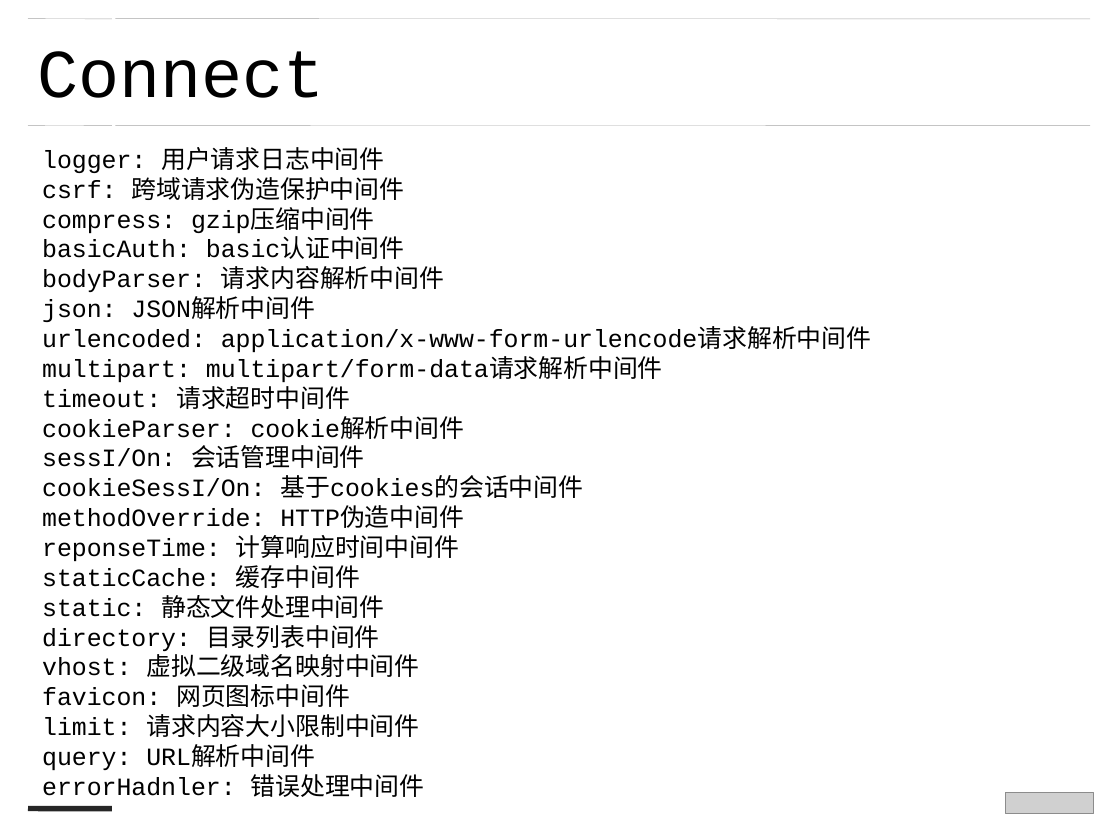
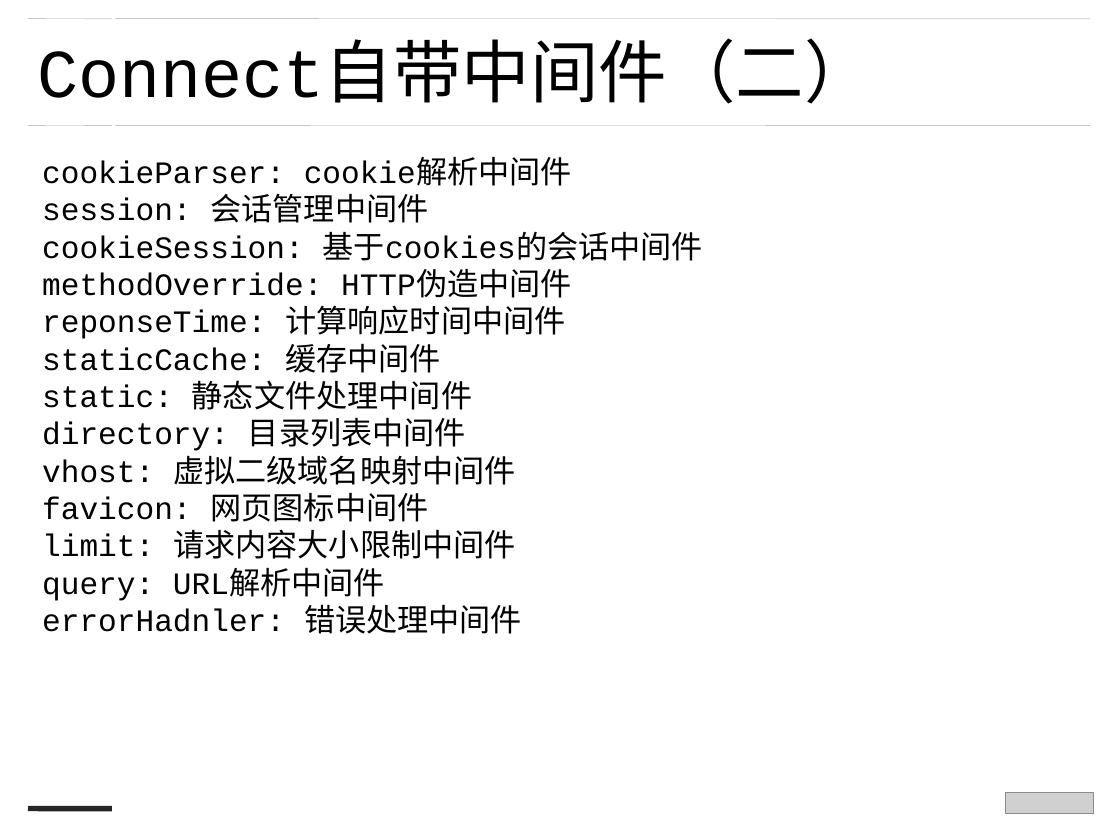
Before and after one commit to zjdgx/Study, a slide deck: slide 15 of PPT/nodejs --蒋刚.ppt (slide 14 before the commit). Drawn at 1120x840 pixels with LibreOffice and Linux fonts; fonts in the diff are those of the drawing; grey boxes stand for pictures. Boxes give left, top, right and bottom in pixels: in the first picture for what was removed or moved away, otherwise in the second. Text is boxed around its words. In the diff, an @@ line names an element or a change of style, - is before the commit and + after.

```diff
--- a/PPT/nodejs --蒋刚.ppt
+++ b/PPT/nodejs --蒋刚.ppt
@@ text at (37, 47, 873, 104): text changed @@
-Connect
+Connect自带中间件（二）
@@ text "cookieParser: cookie解析中间件": place and size @@
-text "cookieParser: cookie解析中间件" at (42, 147, 871, 797)
+text "cookieParser: cookie解析中间件" at (42, 161, 703, 634)
@@ text at (42, 147, 871, 409): paragraphs removed @@
-logger: 用户请求日志中间件
-csrf: 跨域请求伪造保护中间件
-compress: gzip压缩中间件
-basicAuth: basic认证中间件
-bodyParser: 请求内容解析中间件
-json: JSON解析中间件
-urlencoded: application/x-www-form-urlencode请求解析中间件
-multipart: multipart/form-data请求解析中间件
-timeout: 请求超时中间件
@@ text at (42, 161, 572, 634): size 16 to 20 pt in "cookieParser: cookie解析中间件", "methodOverride: HTTP伪造中间件", "reponseTime: 计算响应时间中间件", "staticCache: 缓存中间件" and 7 more places @@
@@ text at (42, 193, 703, 261): text changed; size 16 to 20 pt @@
-sessI/On: 会话管理中间件
-cookieSessI/On: 基于cookies的会话中间件
+session: 会话管理中间件
+cookieSession: 基于cookies的会话中间件
```
Also in this commit, not shown: 10 other slides changed, 1 slide added, 9 other files.
